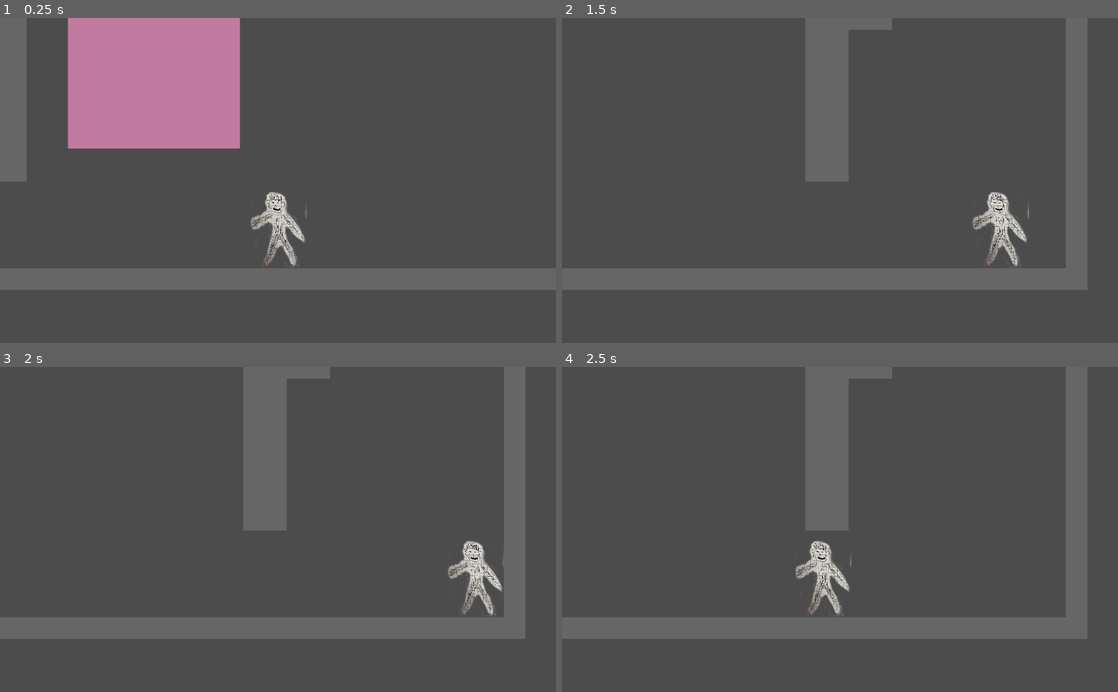
Above: before the commit, frames 1-4 (two rows, left to right).
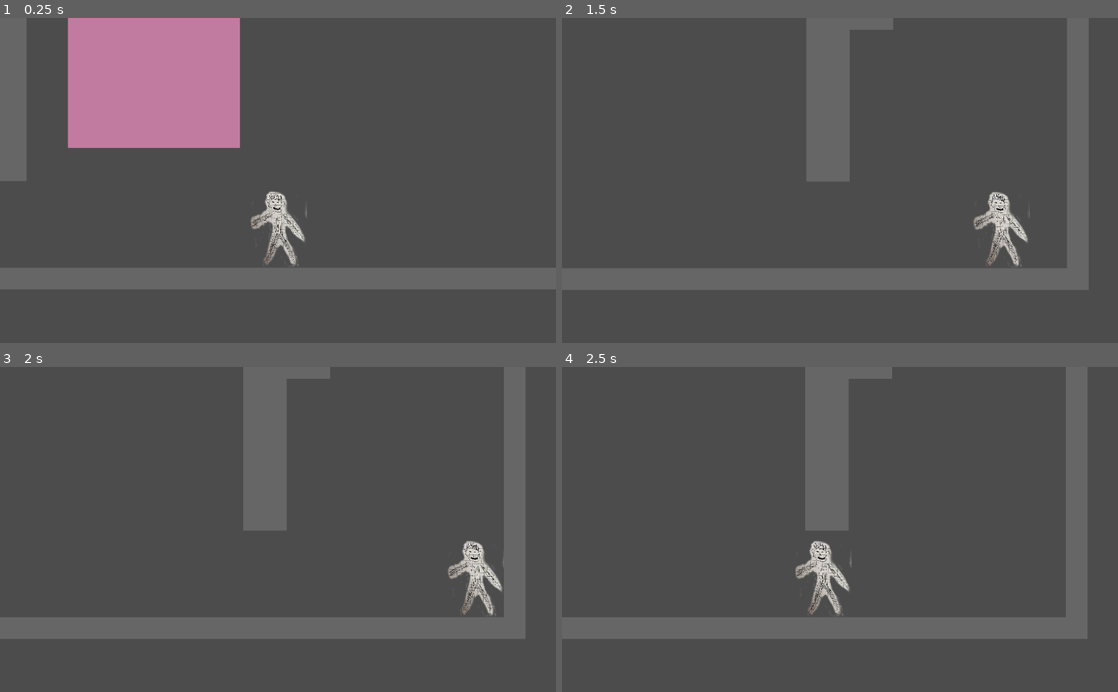
Above: after the commit, the same moments.

Repository: glitchcore/pick-the-lock
Game: Godot game, scene res://Scenes/LockTest.tscn
The game is run twice, just before and just after one commit, with the same random seed, the same clock (stepped at 60 frames per second) and the same inputs.
Inputs:
- Up to frame 1 (0.25 s): no input
- Up to frame 2 (1.5 s): hold Right (ui_right) from 0.53 s (still down); tap Space (jump) at 0.77 s
- Up to frame 3 (2 s): keep holding Right (ui_right); tap Space (jump) at 1.52 s
- Up to frame 4 (2.5 s): release Right (ui_right) at 2.03 s; hold Left (ui_left) from 2.03 s (still down)

The runs differ from the first frame. In frame 1, 0.4% of the frame differs, in the area x 12-55%, y 39-77%; in frame 2, 0.8%, in the area x 43-91%, y 0-77%; in frame 3, less than 0.1%; in frame 4, less than 0.1%.

Commit message:
smooth camera

Diff:
--- a/Actors/Player.tscn
+++ b/Actors/Player.tscn
@@ -26,5 +26,8 @@
 limit_top = -100
 limit_right = 2100
 limit_bottom = 1300
+limit_smoothed = true
 drag_margin_h_enabled = true
 drag_margin_v_enabled = true
+smoothing_enabled = true
+smoothing_speed = 15.0
